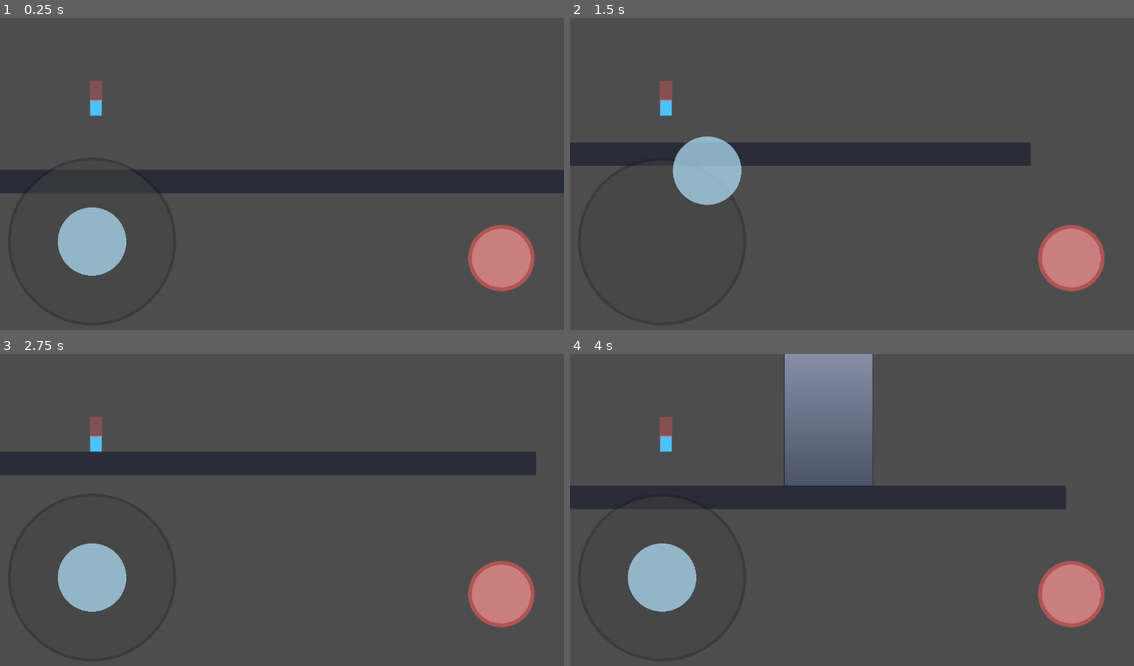
Above: before the commit, frames 1-4 (two rows, left to right).
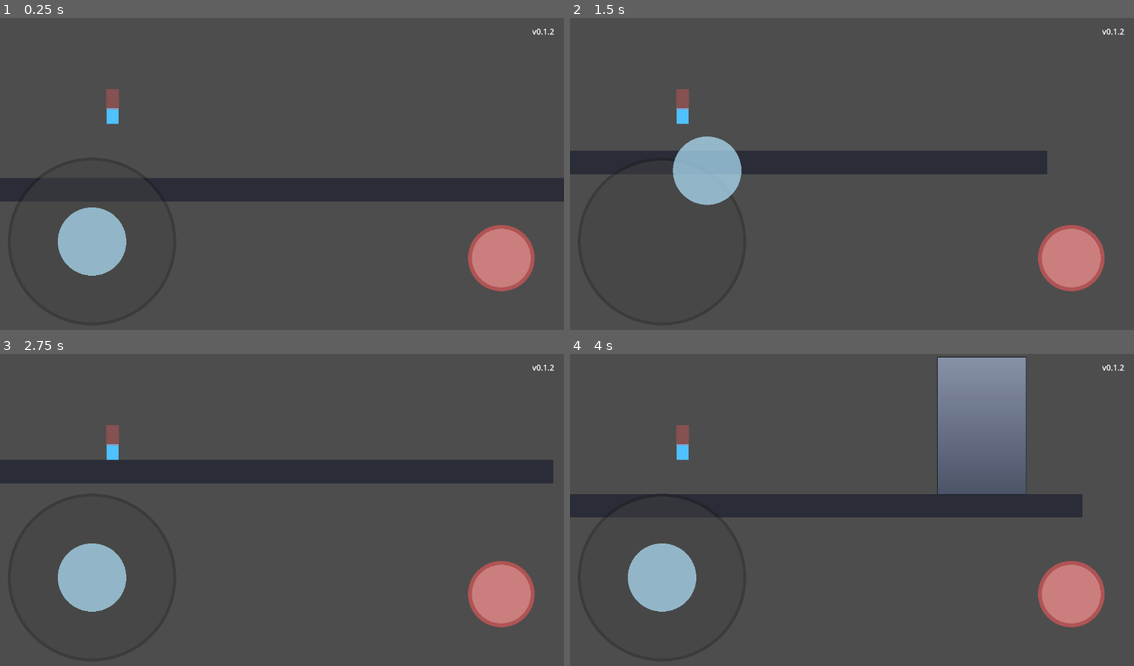
Above: after the commit, the same moments.

Repository: jenemia/BuildingSlash
Game: Godot game, scene res://node_2d.tscn
Same seed, same stepped clock (60 frames per second), same inputs: the game is played once before the commit and once after it.
Inputs (mouse positions are in pixels of both pictures, inside the frame that each line leads up to):
- Up to frame 1 (0.25 s): no input
- Up to frame 2 (1.5 s): move the mouse to (976, 161) at 0.52 s; hold D (move_right) 0.53-1.25 s; tap Z (attack) at 0.6 s; click (976, 161) at 0.67 s; tap Space (jump) at 0.77 s; drag from (739, 192) to (665, 89) at 1.27 s
- Up to frame 3 (2.75 s): move the mouse to (338, 441) at 2.02 s; hold A (move_left) from 2.03 s (still down); tap Z (attack) at 2.1 s
- Up to frame 4 (4 s): release A (move_left) at 2.75 s; drag from (823, 575) to (682, 463) at 2.77 s; tap Enter at 3.5 s; move the mouse to (1021, 559) at 3.52 s; hold D (move_right) from 3.53 s (still down); tap Z (attack) at 3.6 s; tap Space (jump) at 3.77 s

The runs differ from the first frame. In frame 1, 4.5% of the frame differs, in the area x 0-100%, y 3-59%; in frame 2, 4.2%; in frame 3, 5.4%; in frame 4, 18%, in the area x 0-99%, y 0-53%.
Error in both runs: Invalid access to property or key 'shape' on a base object of type 'Nil'. (res://scripts/world/falling_block.gd:102)

Commit message:
fix(layout): make hud/camera/spawn viewport-aware

Diff:
--- a/project.godot
+++ b/project.godot
@@ -15,7 +15,7 @@
 config/features=PackedStringArray("4.6", "Mobile")
 config/icon="res://icon.svg"
 
-config/version="0.1.1"
+config/version="0.1.2"
 [input]
 
 move_left={
--- a/scripts/main/game_root.gd
+++ b/scripts/main/game_root.gd
@@ -3,20 +3,25 @@
 @export var ground_bottom_margin: float = 0.0
 @export var min_ground_width: float = 1280.0
 @export var player_spawn_gap_from_ground: float = 160.0
+@export var hud_margin_right: float = 20.0
+@export var hud_margin_top: float = 16.0
+@export var camera_x_ratio: float = 0.30
+@export var camera_y_ratio: float = 0.19
 
 @onready var ground: StaticBody2D = $Ground
 @onready var ground_collision: CollisionShape2D = $Ground/CollisionShape2D
 @onready var ground_visual: Polygon2D = $Ground/GroundVisual
 @onready var player: Node2D = $Player
+@onready var camera: Camera2D = $Player/Camera2D
 @onready var version_label: Label = $HUD/VersionLabel
 
 func _ready() -> void:
-	_layout_ground_to_bottom()
+	_layout_for_viewport()
 	if get_viewport() != null:
-		get_viewport().size_changed.connect(_layout_ground_to_bottom)
+		get_viewport().size_changed.connect(_layout_for_viewport)
 	_update_version_label()
 
-func _layout_ground_to_bottom() -> void:
+func _layout_for_viewport() -> void:
 	if ground_collision == null:
 		return
 
@@ -44,6 +49,13 @@
 		var top_y := ground.position.y - half_h
 		player.position.y = minf(player.position.y, top_y - player_spawn_gap_from_ground)
 
+	if camera != null:
+		camera.position = Vector2(viewport_size.x * camera_x_ratio, viewport_size.y * camera_y_ratio)
+
+	if version_label != null:
+		var s := version_label.size
+		version_label.position = Vector2(viewport_size.x - hud_margin_right - s.x, hud_margin_top)
+
 func _update_version_label() -> void:
 	if version_label == null:
 		return
--- a/scripts/world/falling_block_spawner.gd
+++ b/scripts/world/falling_block_spawner.gd
@@ -9,6 +9,9 @@
 @export var spawn_x_min: float = 700.0
 @export var spawn_x_max: float = 760.0
 @export var spawn_y: float = -40.0
+@export var use_viewport_spawn_bounds: bool = true
+@export var viewport_spawn_margin_x: float = 120.0
+@export var viewport_spawn_top_offset: float = 40.0
 @export var max_alive_start: int = 1
 @export var max_alive_end: int = 3
 @export var soft_weight_start: float = 0.55
@@ -40,7 +43,8 @@
 		return
 
 	var block := block_scene.instantiate() as Node2D
-	block.position = Vector2(randf_range(spawn_x_min, spawn_x_max), spawn_y)
+	var spawn_pos := _pick_spawn_position()
+	block.position = spawn_pos
 	if block.has_method("set_block_tier"):
 		block.call("set_block_tier", _pick_tier())
 	get_parent().add_child(block)
@@ -73,3 +77,13 @@
 
 func _lerp_weight(start_v: float, end_v: float) -> float:
 	return lerpf(start_v, end_v, _difficulty_t())
+
+func _pick_spawn_position() -> Vector2:
+	if not use_viewport_spawn_bounds:
+		return Vector2(randf_range(spawn_x_min, spawn_x_max), spawn_y)
+
+	var viewport := get_viewport_rect().size
+	var min_x := viewport_spawn_margin_x
+	var max_x := maxf(min_x + 1.0, viewport.x - viewport_spawn_margin_x)
+	var y := -viewport_spawn_top_offset
+	return Vector2(randf_range(min_x, max_x), y)
Not shown, changed: VERSION.txt
Not shown, changed: index.html
Not shown, changed: index.pck
